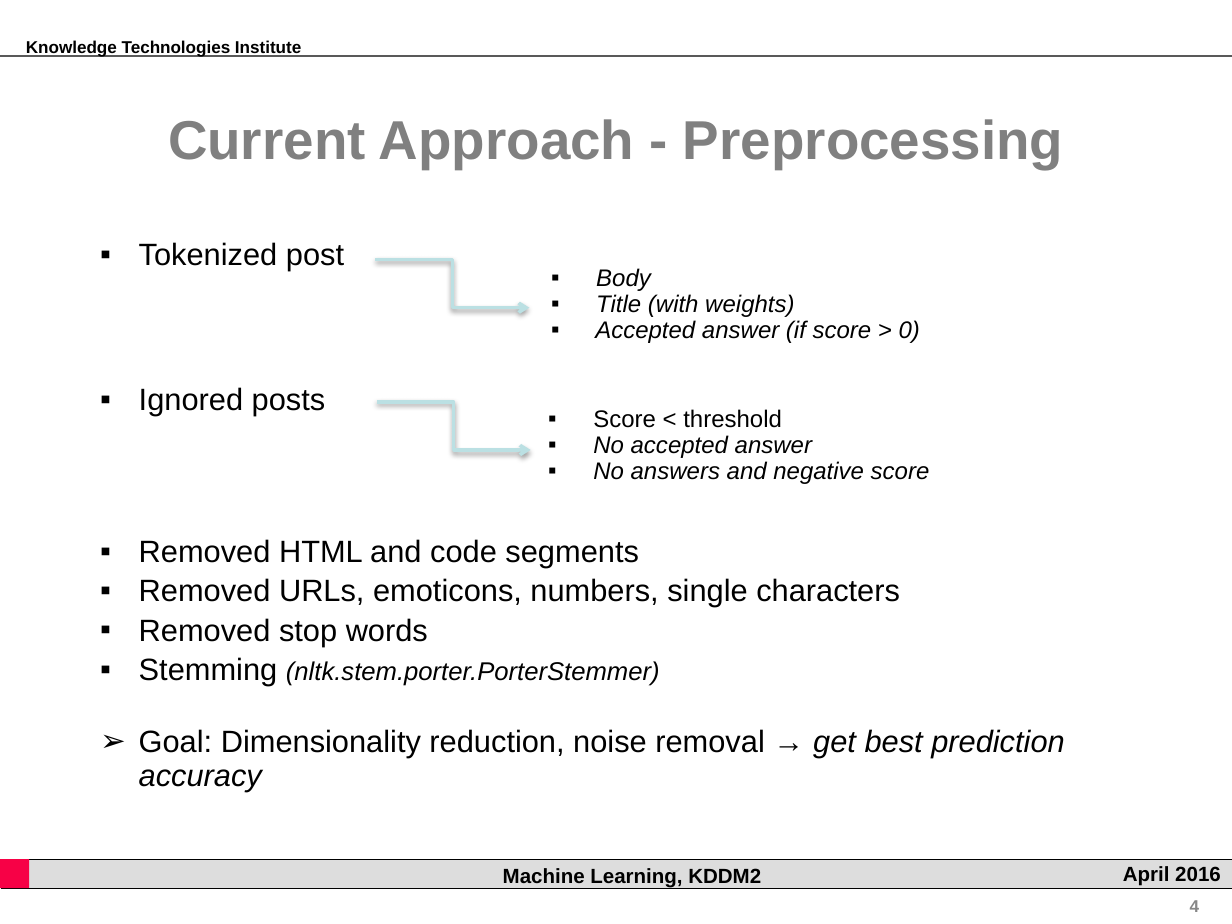
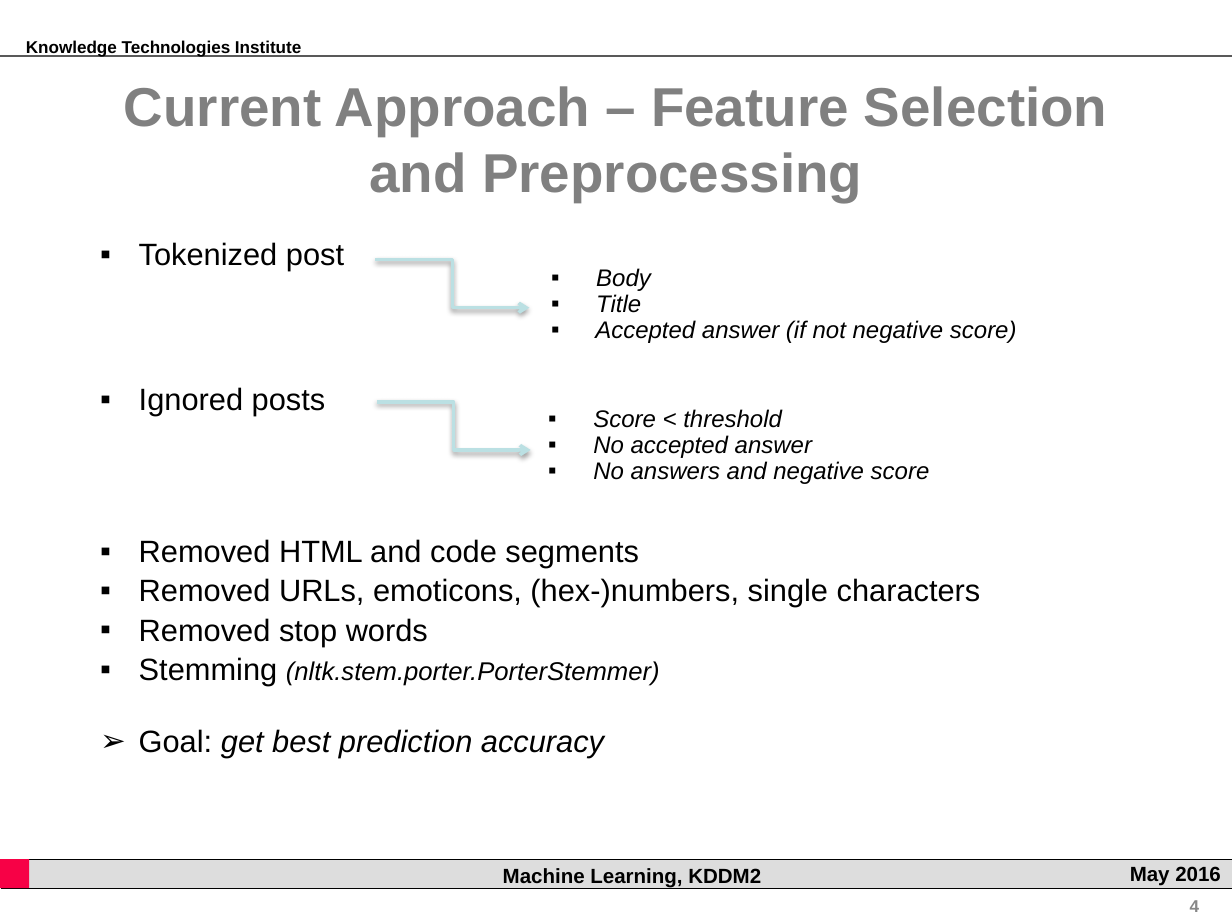
Before and after one commit to rsamer/MLSE, a slide deck: slide 4 of presentation/interim/Presentation.pptx. Drawn at 1232x924 pixels with LibreOffice and Linux fonts; fonts in the diff are those of the drawing; background and template pictures are left out. Boxes give left, top, right and bottom in pixels: in the first picture for what was removed or moved away, otherwise in the second. Text is boxed around its words. In the diff, an @@ line names an element or a change of style, - is before the commit and + after.

Commit message:
Presentation changes

```diff
--- a/presentation/interim/Presentation.pptx
+++ b/presentation/interim/Presentation.pptx
@@ text at bbox=[124, 86, 1107, 202]: text changed @@
-Current Approach - Preprocessing
+Current Approach – Feature Selection and Preprocessing
@@ text at bbox=[595, 294, 1017, 343]: text changed @@
-▪ Title (with weights)
-▪ Accepted answer (if score > 0)
+▪ Title
+▪ Accepted answer (if not negative score)
@@ text at bbox=[593, 409, 782, 428]: italic on in "Score < threshold" @@
@@ text at bbox=[139, 578, 981, 607]: text changed @@
-▪ Removed URLs, emoticons, numbers, single characters
+▪ Removed URLs, emoticons, (hex-)numbers, single characters
@@ text at bbox=[139, 729, 604, 758]: text changed; italic on @@
-➢ Goal: Dimensionality reduction, noise removal → get best prediction accuracy
+➢ Goal: get best prediction accuracy
@@ text in rectangle at bbox=[1130, 866, 1221, 886]: text changed @@
-April 2016
+May 2016
```
Also in this commit, not shown: 11 other slides changed, 2 slides added, 1 slide removed.
